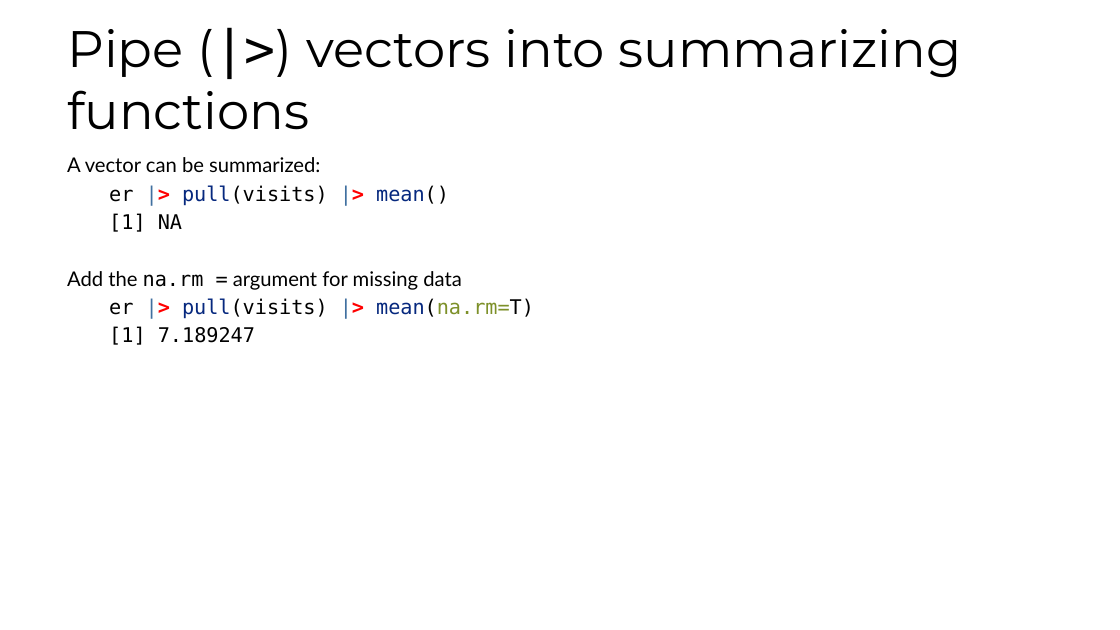
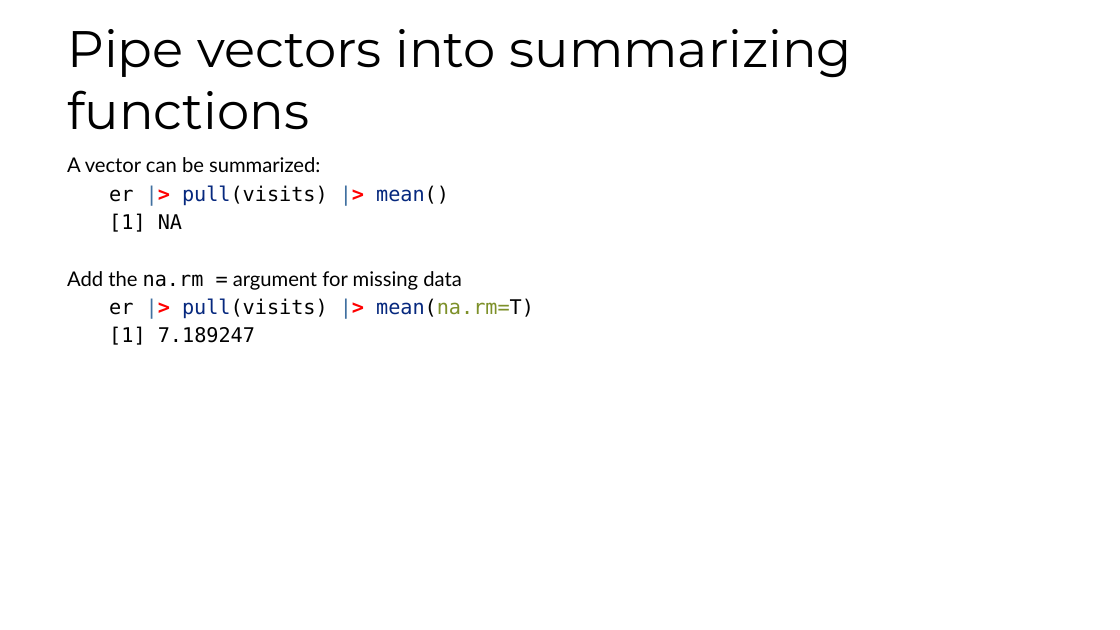
Before and after one commit to fhdsl/DaSEH, a slide deck: slide 7 of modules/Data_Summarization/Data_Summarization.pptx. Drawn at 1120x630 pixels with LibreOffice and Linux fonts; fonts in the diff are those of the drawing. Boxes give left, top, right and bottom in pixels: in the first picture for what was removed or moved away, otherwise in the second. Text is boxed around its words. In the diff, an @@ line names an element or a change of style, - is before the commit and + after.

```diff
--- a/modules/Data_Summarization/Data_Summarization.pptx
+++ b/modules/Data_Summarization/Data_Summarization.pptx
@@ title at [67, 29, 852, 130]: text changed @@
-Pipe (|>) vectors into summarizing functions
+Pipe vectors into summarizing functions
```
Also in this commit, not shown: 2 other slides changed, 2 other files.
